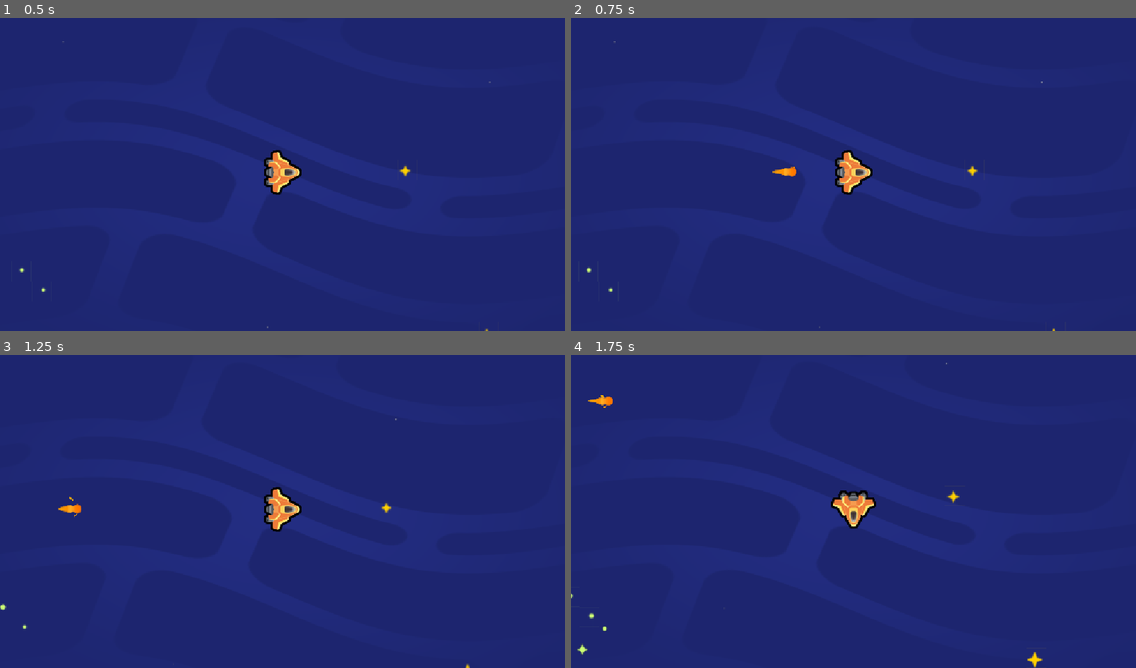
Above: before the commit, frames 1-4 (two rows, left to right).
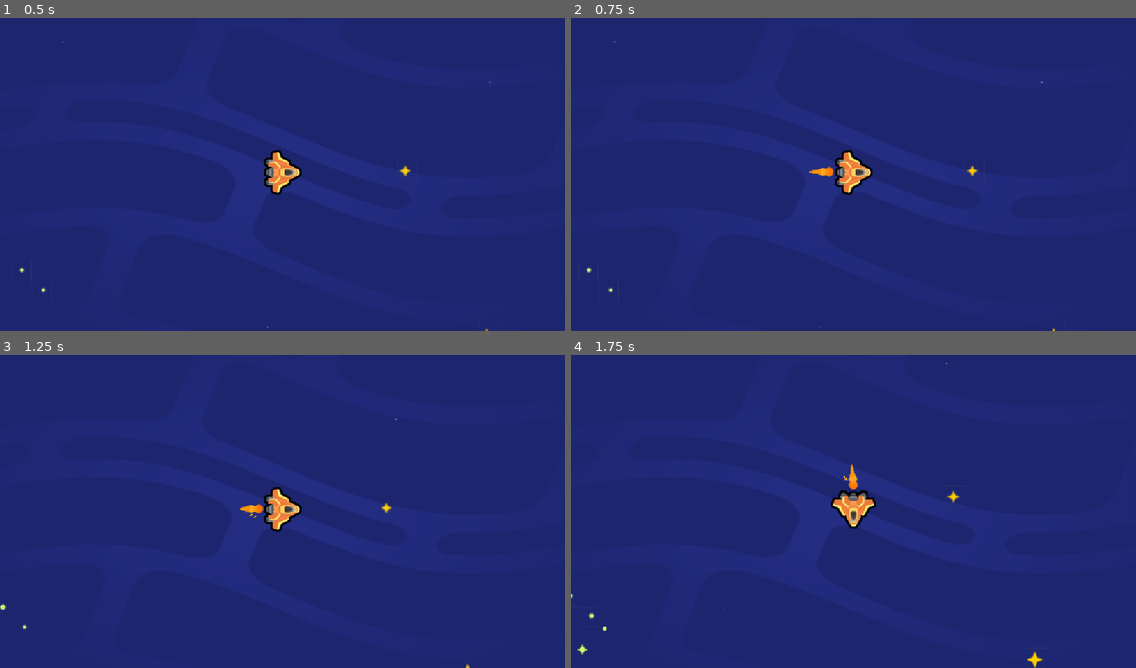
Above: after the commit, the same moments.

Repository: Strolz/godot-foundations
Game: Godot game, scene res://scenes/space_level.tscn
Two runs of this game, one before a commit and one after it. Both use one fixed random seed, a clock stepped at 60 frames per second and the inputs below. The project has no main scene, so this scene is started directly.
Inputs:
- Up to frame 1 (0.5 s): no input
- Up to frame 2 (0.75 s): tap Enter at 0.5 s; hold D (move_right) from 0.53 s (still down)
- Up to frame 3 (1.25 s): keep holding D (move_right)
- Up to frame 4 (1.75 s): release D (move_right) at 1.28 s; hold S (move_down) from 1.28 s (still down)

Frame 1 is identical in both runs. In frame 2, 0.2% of the frame differs, in the area x 35-47%, y 47-51%; in frame 3, 0.2%, in the area x 10-47%, y 45-53%; in frame 4, 0.2%.

Commit message:
feat: add main_thruster.tscn to ship.tscn and set as child to ship sprite2d node

Diff:
--- a/space-beyond/scenes/ship.tscn
+++ b/space-beyond/scenes/ship.tscn
@@ -2,6 +2,7 @@
 
 [ext_resource type="Texture2D" uid="uid://caoeatwmh86l7" path="res://assets/ship/ship.png" id="1_q631a"]
 [ext_resource type="Script" uid="uid://bv8oql4t7iwys" path="res://scenes/ship.gd" id="2_2gnfn"]
+[ext_resource type="PackedScene" uid="uid://dgf54k70yiiff" path="res://assets/ship/main_thruster/main_thruster.tscn" id="3_4tobq"]
 
 [sub_resource type="CircleShape2D" id="CircleShape2D_i65u2"]
 radius = 50.0
@@ -17,3 +18,6 @@
 
 [node name="CollisionShape2D" type="CollisionShape2D" parent="." unique_id=1994987548]
 shape = SubResource("CircleShape2D_i65u2")
+
+[node name="MainThruster" parent="." unique_id=401775366 instance=ExtResource("3_4tobq")]
+position = Vector2(-34, 0)
--- a/space-beyond/scenes/space_level.tscn
+++ b/space-beyond/scenes/space_level.tscn
@@ -9,7 +9,7 @@
 [node name="Ship" parent="." unique_id=262088654 instance=ExtResource("3_0afys")]
 position = Vector2(585, 321)
 
+[node name="MainThruster" parent="Ship" unique_id=401775366 instance=ExtResource("3_ng7rl")]
+position = Vector2(-32, -1)
+
 [node name="SpaceBackground" parent="." unique_id=38384596 instance=ExtResource("1_0rfjx")]
-
-[node name="MainThruster" parent="." unique_id=401775366 instance=ExtResource("3_ng7rl")]
-position = Vector2(553, 320)
